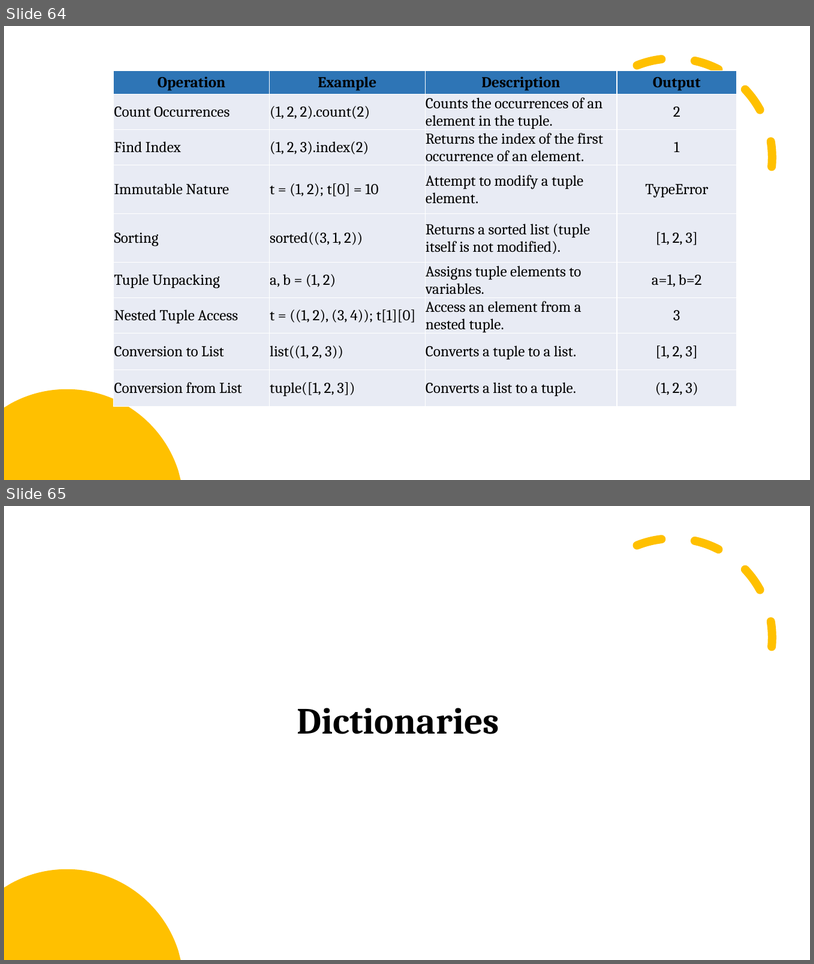
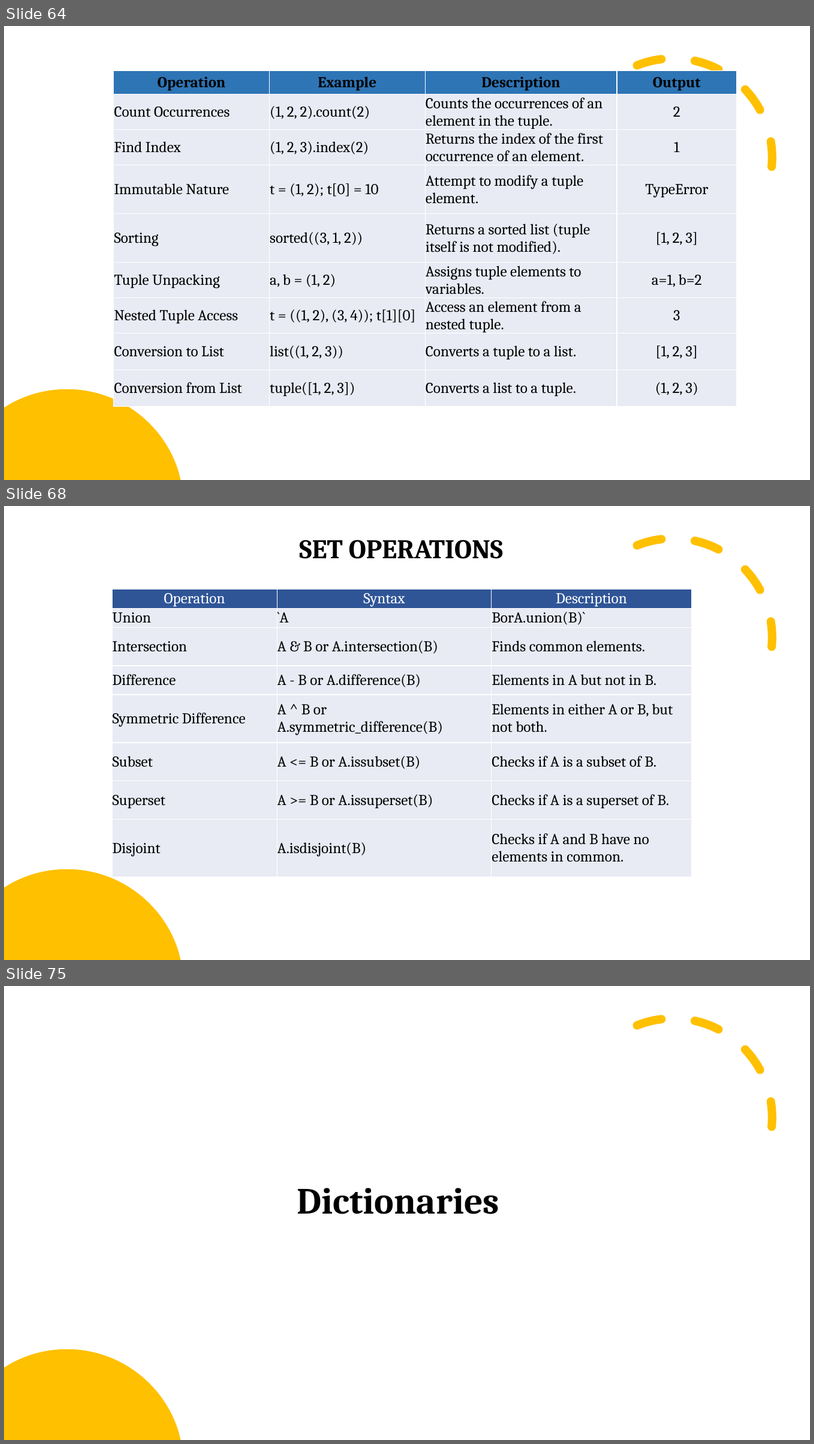
Before and after one commit to arrojuh/python_vishal, a slide deck: Learning_python.pptx. Shown one above the other, each under a label of ours: slides 64 and 65 before the commit, slides 64, 68 and 75 after it; the slides between them are not shown. The pictures are 814x964 and 814x1444 pixels, drawn with LibreOffice and Linux fonts; fonts in the diff are those of the drawing. Boxes give left, top, right and bottom in pixels: in the first picture for what was removed or moved away, otherwise in the second. Text is boxed around its words. In the diff, an @@ line names an element or a change of style, - is before the commit and + after.

```diff
--- a/Learning_python.pptx
+++ b/Learning_python.pptx
@@ slide 68 added at box(4, 506, 810, 960), background #FFFFFF @@
@@ arc (boxed as its full ellipse) added at box(543, 507, 804, 768), outline #FFC000 10 pt dashed @@
@@ text added at box(299, 540, 503, 559), 32 pt, text #000000, bold @@
+SET OPERATIONS
@@ table added at box(112, 589, 692, 877), 8 rows, 3 columns @@
+Operation | Syntax | Description
+Union | `A | BorA.union(B)`
+Intersection | A & B or A.intersection(B) | Finds common elements.
+Difference | A - B or A.difference(B) | Elements in A but not in B.
+Symmetric Difference | A ^ B or A.symmetric_difference(B) | Elements in either A or B, but not both.
+Subset | A <= B or A.issubset(B) | Checks if A is a subset of B.
+Superset | A >= B or A.issuperset(B) | Checks if A is a superset of B.
+Disjoint | A.isdisjoint(B) | Checks if A and B have no elements in common.
@@ freeform shape added at box(4, 869, 180, 960), fill #FFC000 @@
@@ what was slide 65 is now slide 75 @@
```
Also in this commit, not shown: 3 slides changed, 9 other slides added.
